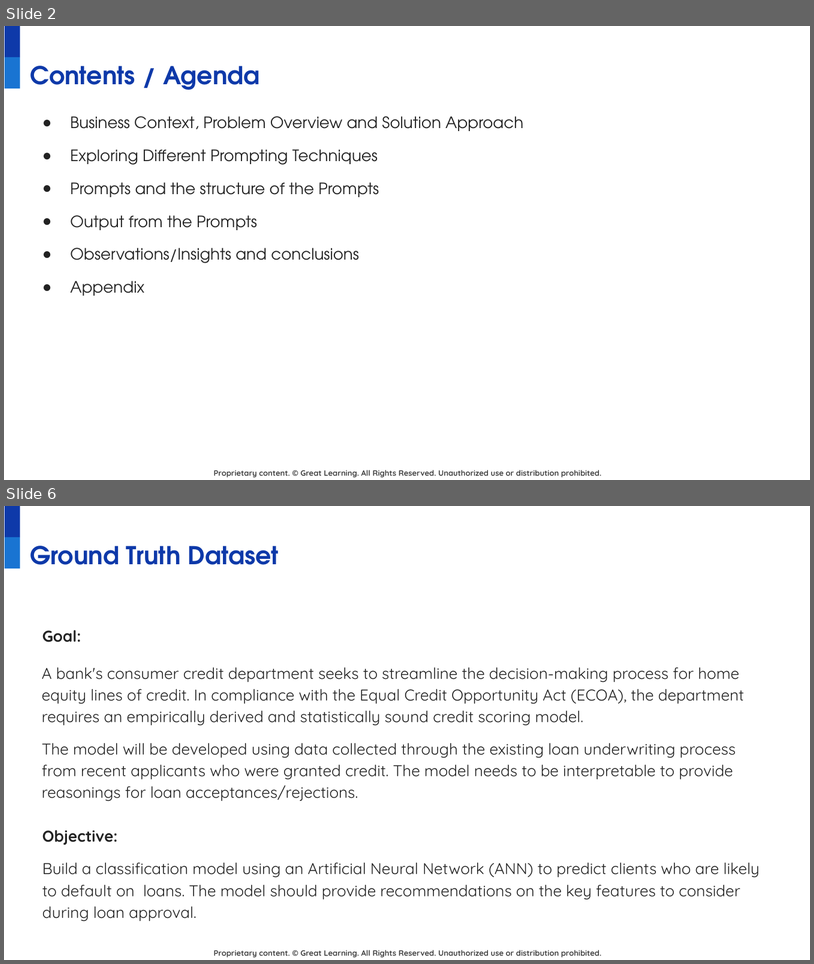
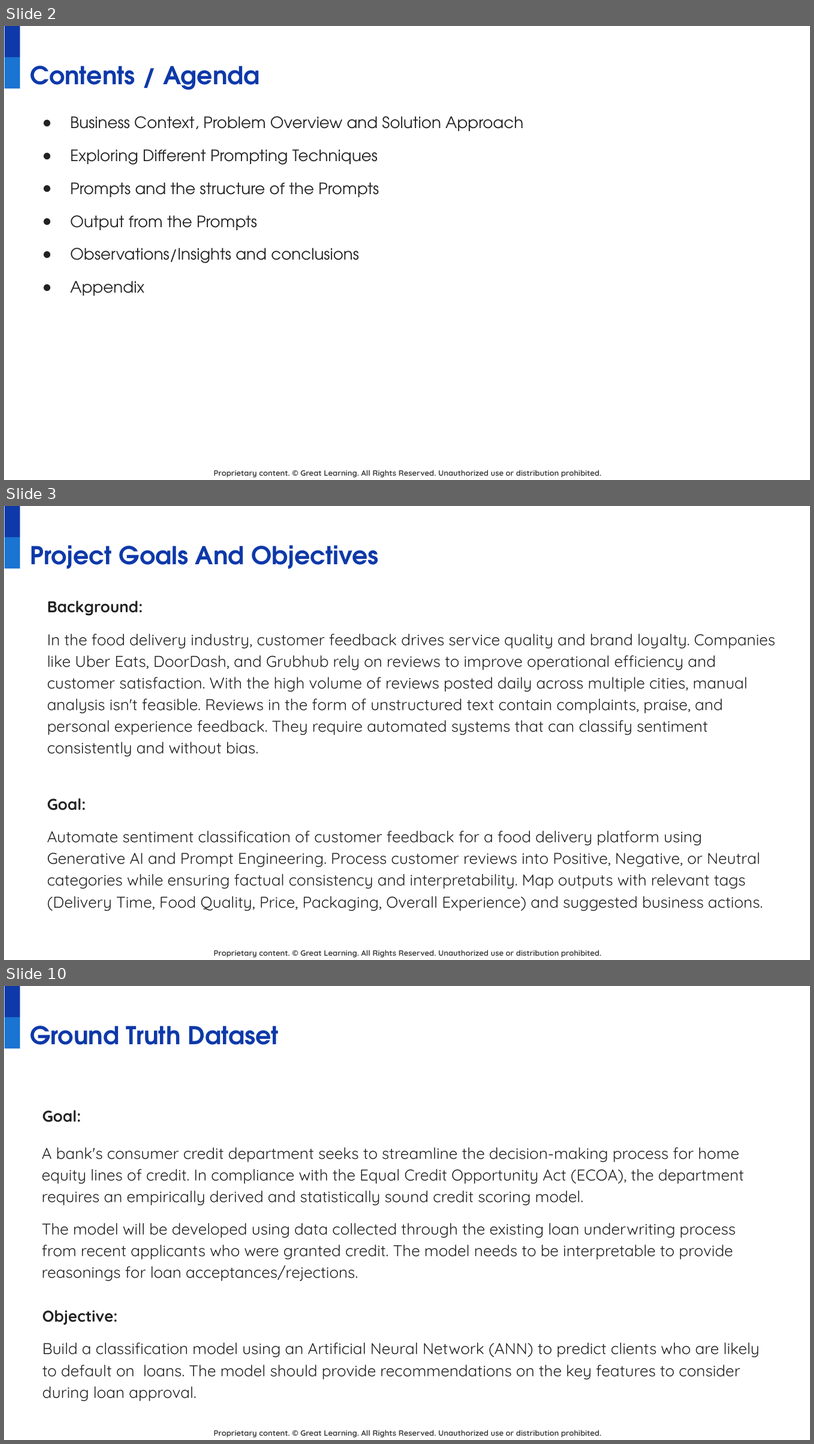
Before and after one commit to juanbucz/GreatLearning-TermProjects, a slide deck: GenAI-Powered Food Delivery Sentiment Analysis/Project Presentation - Business Applications of GenAI - John Buczkowski.pptx. Shown one above the other, each under a label of ours: slides 2 and 6 before the commit, slides 2, 3 and 10 after it; the slides between them are not shown. The pictures are 814x964 and 814x1444 pixels, drawn with LibreOffice and Linux fonts; fonts in the diff are those of the drawing; background and template pictures are left out. Boxes give left, top, right and bottom in pixels: in the first picture for what was removed or moved away, otherwise in the second. Text is boxed around its words. In the diff, an @@ line names an element or a change of style, - is before the commit and + after.

Commit message:
GenAI - Food Delivery Sentiment Analysis - Incremental checkin. Added Jupyter workbook.

```diff
--- a/GenAI-Powered Food Delivery Sentiment Analysis/Project Presentation - Business Applications of GenAI - John Buczkowski.pptx
+++ b/GenAI-Powered Food Delivery Sentiment Analysis/Project Presentation - Business Applications of GenAI - John Buczkowski.pptx
@@ slide 3 added at (x1=4, y1=506, x2=810, y2=960), background #FFFFFF; not listed: 3 template elements that a slide beside it also shows @@
@@ title added at (x1=30, y1=545, x2=379, y2=569), 22 pt, text #0E39A9, bold @@
+Project Goals And Objectives
@@ text added at (x1=47, y1=600, x2=776, y2=911), 14 pt, text #222222 @@
+Background:
+In the food delivery industry, customer feedback drives service quality and brand loyalty. Companies like Uber Eats, DoorDash, and Grubhub rely on reviews to improve operational efficiency and customer satisfaction. With the high volume of reviews posted daily across multiple cities, manual analysis isn't feasible. Reviews in the form of unstructured text contain complaints, praise, and personal experience feedback. They require automated systems that can classify sentiment consistently and without bias.
+Goal:
+Automate sentiment classification of customer feedback for a food delivery platform using Generative AI and Prompt Engineering. Process customer reviews into Positive, Negative, or Neutral categories while ensuring factual consistency and interpretability. Map outputs with relevant tags (Delivery Time, Food Quality, Price, Packaging, Overall Experience) and suggested business actions.
@@ what was slide 6 is now slide 10 @@
```
Also in this commit, not shown: 1 slide changed, 6 other slides added, 2 slides removed, 1 other file.
